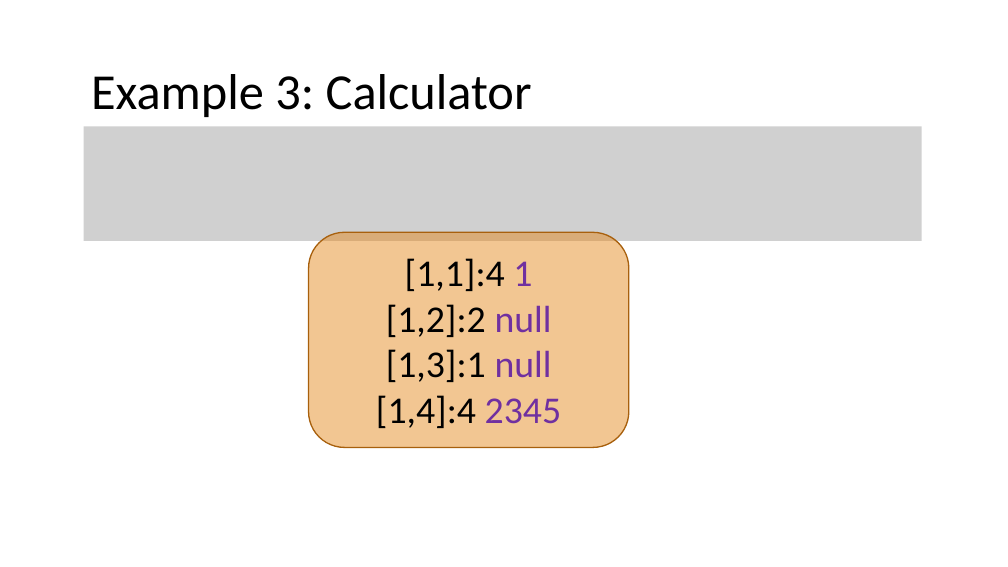
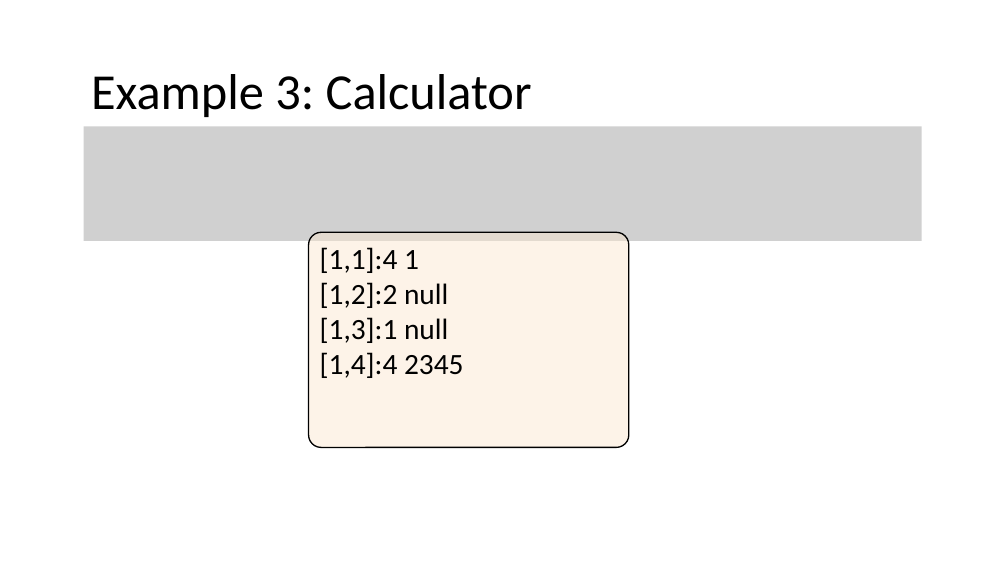
Before and after one commit to nivshani/compilation, a slide deck: slide 107 of new_slides/lexical_analysis.pptx. Drawn at 1008x567 pixels with LibreOffice and Linux fonts; fonts in the diff are those of the drawing; grey boxes stand for pictures. Boxes give left, top, right and bottom in pixels: in the first picture for what was removed or moved away, otherwise in the second. Text is boxed around its words. In the diff, an @@ line names an element or a change of style, - is before the commit and + after.

```diff
--- a/new_slides/lexical_analysis.pptx
+++ b/new_slides/lexical_analysis.pptx
@@ rounded rectangle "[1,1]:4 1" at (309,232,629,448): size 36 to 28 pt; text colour #7030A0 to #000000 in "1", "null", "null", "2345"; alignment centre to left; vertical alignment middle to top; fill #E48312 at 46% opacity to #FBE6CE at 46% opacity; outline #A9610D 1.25 pt to #000000 1.25 pt; proportions changed @@
```
Also in this commit, not shown: 15 other slides changed, 1 other file.
